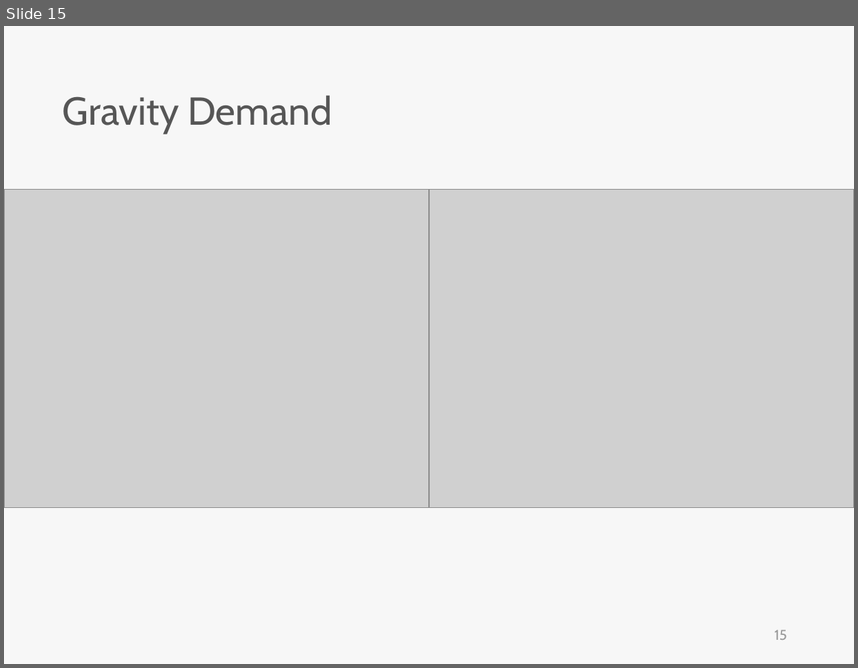
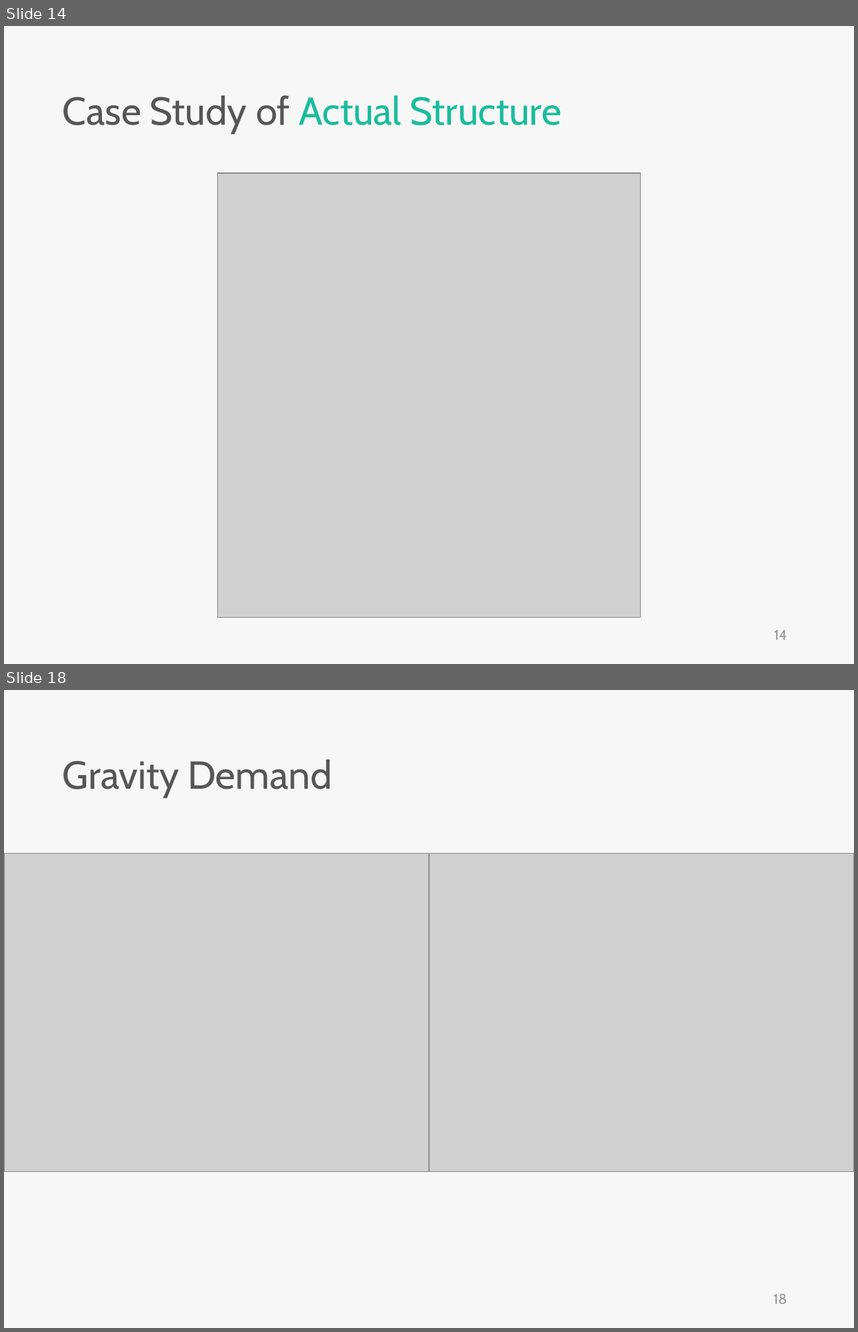
Before and after one commit to skyran1278/VbaProject, a slide deck: 20180126_SmartSplice/20180808_Meeting/SmartSplice.pptx. Shown one above the other, each under a label of ours: slide 15 before the commit, slides 14 and 18 after it; the slides between them are not shown. The pictures are 858x668 and 858x1332 pixels, drawn with LibreOffice and Linux fonts; fonts in the diff are those of the drawing; grey boxes stand for pictures. Boxes give left, top, right and bottom in pixels: in the first picture for what was removed or moved away, otherwise in the second. Text is boxed around its words. In the diff, an @@ line names an element or a change of style, - is before the commit and + after.

```diff
--- a/20180126_SmartSplice/20180808_Meeting/SmartSplice.pptx
+++ b/20180126_SmartSplice/20180808_Meeting/SmartSplice.pptx
@@ slide 14 added at (x1=4, y1=26, x2=854, y2=664), background #F7F7F7 @@
@@ text added at (x1=63, y1=95, x2=562, y2=134), 33 pt, text #1ABC9C @@
+Case Study of Actual Structure
@@ picture added at (x1=217, y1=173, x2=641, y2=617) @@
@@ page number added at (x1=774, y1=630, x2=787, y2=639), 12 pt, text #9A9A9A @@
+14
@@ what was slide 15 is now slide 18 @@
@@ page number at (x1=773, y1=1293, x2=787, y2=1303): text changed @@
-15
+18
```
Also in this commit, not shown: 3 slides changed, 6 other slides added, 5 slides removed, 2 other files.
